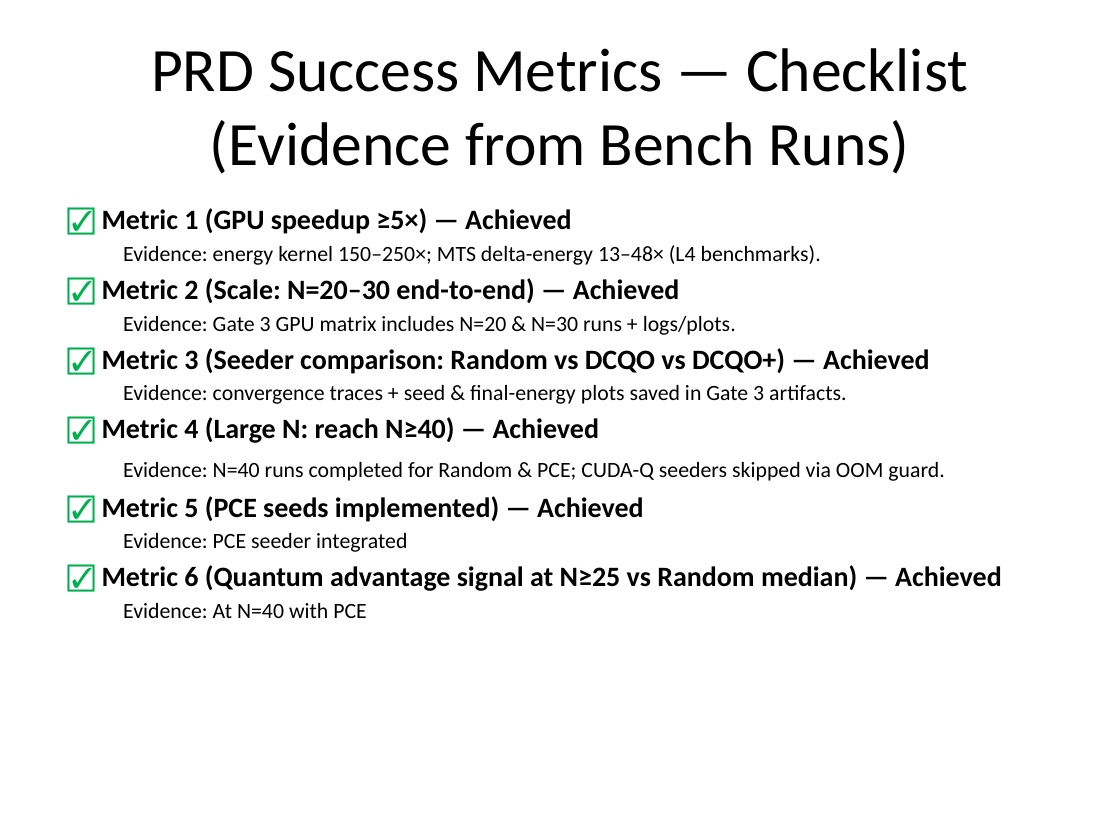
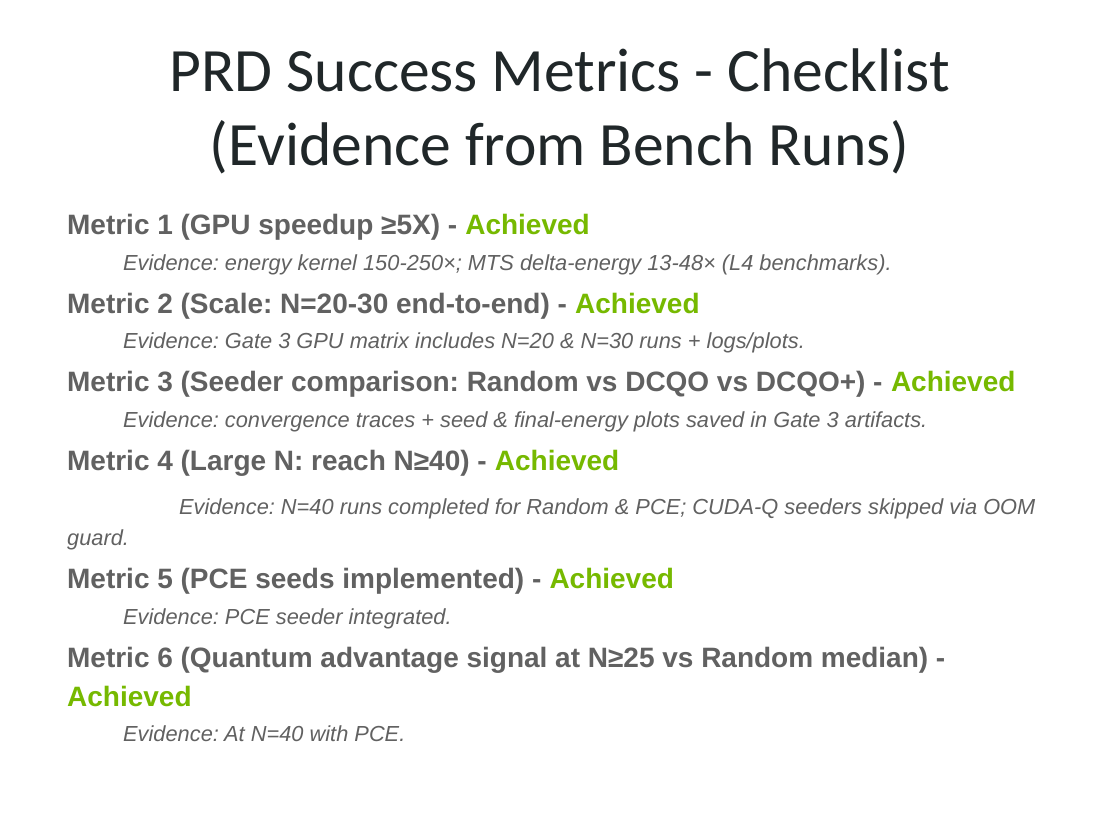
Before and after one commit to benanstrom/2026-NVIDIA, a slide deck: slide 13 of Presentation/FULL_PREZ.pptx (slide 11 before the commit). Drawn at 1120x840 pixels with LibreOffice and Linux fonts; fonts in the diff are those of the drawing. Boxes give left, top, right and bottom in pixels: in the first picture for what was removed or moved away, otherwise in the second. Text is boxed around its words. In the diff, an @@ line names an element or a change of style, - is before the commit and + after.

```diff
--- a/Presentation/FULL_PREZ.pptx
+++ b/Presentation/FULL_PREZ.pptx
@@ title at (170, 48, 950, 174): text changed; text colour #000000 to #202729 @@
-PRD Success Metrics — Checklist (Evidence from Bench Runs)
+PRD Success Metrics - Checklist (Evidence from Bench Runs)
@@ text at (67, 213, 891, 318): text changed; font Calibri to Arial; text colour #000000 to #616161 @@
-☑ Metric 1 (GPU speedup ≥5×) — Achieved
-  Evidence: energy kernel 150–250×; MTS delta-energy 13–48× (L4 benchmarks).
-☑ Metric 2 (Scale: N=20–30 end-to-end) — Achieved
+Metric 1 (GPU speedup ≥5X) - Achieved
+  Evidence: energy kernel 150-250×; MTS delta-energy 13-48× (L4 benchmarks).
+Metric 2 (Scale: N=20-30 end-to-end) - Achieved
@@ text at (67, 332, 1035, 550): font Calibri to Arial, text colour #000000 to #616161, italic on in "Evidence: Gate 3 GPU matrix includes N=20 ...", "Evidence: convergence traces + seed & final-energy ...", "Evidence: N=40 runs completed for Random & ..."; line spacing 1 to 1.15 @@
@@ text at (67, 370, 1015, 397): text changed; font Calibri to Arial; text colour #000000 to #616161 @@
-☑ Metric 3 (Seeder comparison: Random vs DCQO vs DCQO+) — Achieved
+Metric 3 (Seeder comparison: Random vs DCQO vs DCQO+) - Achieved
@@ text at (67, 449, 619, 475): text changed; font Calibri to Arial; text colour #000000 to #616161 @@
-☑ Metric 4 (Large N: reach N≥40) — Achieved
+Metric 4 (Large N: reach N≥40) - Achieved
@@ text at (67, 567, 928, 741): text changed; font Calibri to Arial; text colour #000000 to #616161 @@
-☑ Metric 5 (PCE seeds implemented) — Achieved
-  Evidence: PCE seeder integrated
-☑ Metric 6 (Quantum advantage signal at N≥25 vs Random median) — Achieved
-  Evidence: At N=40 with PCE
+Metric 5 (PCE seeds implemented) - Achieved
+  Evidence: PCE seeder integrated.
+Metric 6 (Quantum advantage signal at N≥25 vs Random median) - Achieved
+  Evidence: At N=40 with PCE.
```
Also in this commit, not shown: 10 other slides changed, 5 slides added, 1 slide removed.
